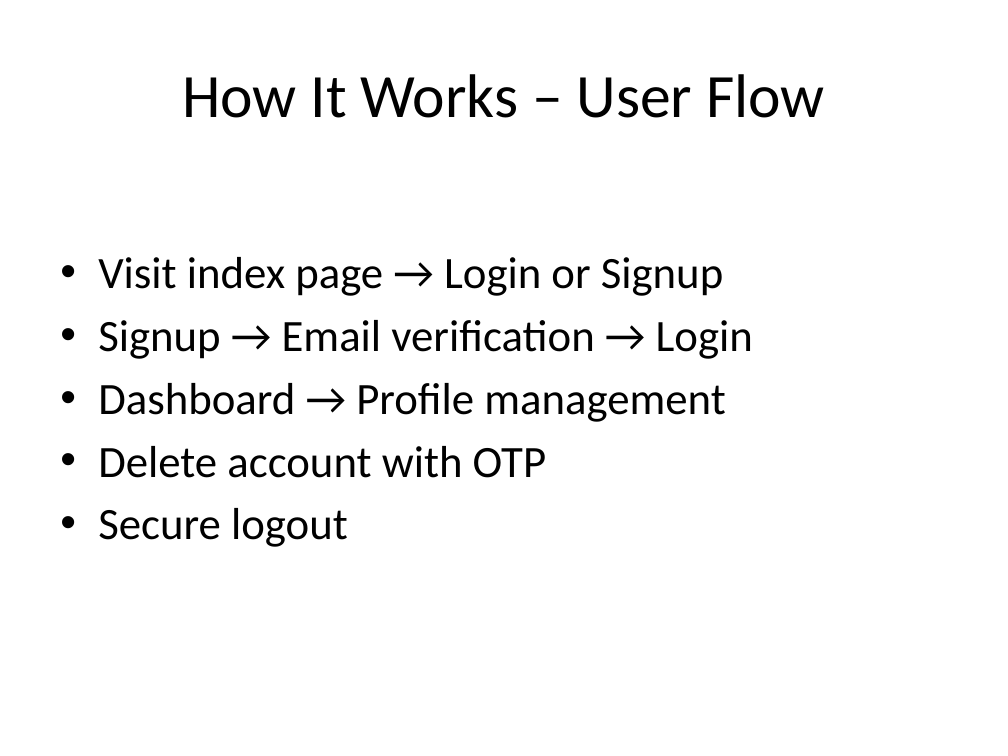
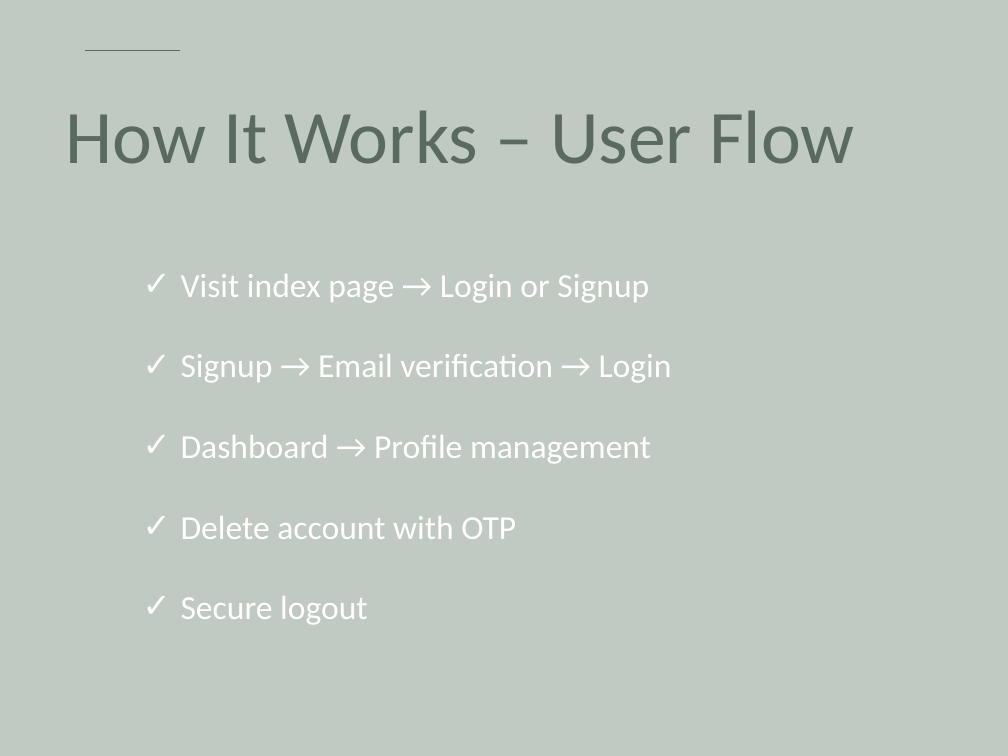
Before and after one commit to humairaaktershanti/instracore, a slide deck: slide 5 of InstaCore_Presentation_DiTech_Squad.pptx. Drawn at 1008x756 pixels with LibreOffice and Linux fonts; fonts in the diff are those of the drawing. Boxes give left, top, right and bottom in pixels: in the first picture for what was removed or moved away, otherwise in the second. Text is boxed around its words. In the diff, an @@ line names an element or a change of style, - is before the commit and + after.

```diff
--- a/InstaCore_Presentation_DiTech_Squad.pptx
+++ b/InstaCore_Presentation_DiTech_Squad.pptx
@@ background #FFFFFF to #C0C9C2 @@
@@ line added from (85, 50) to (179, 50), #5B6A5E 1.25 pt @@
@@ title "How It Works – User ...": place and size @@
-title "How It Works – User ..." at bbox=[182, 74, 825, 118]
+title "How It Works – User ..." at bbox=[66, 110, 855, 164]
@@ title "How It Works – User ..." at bbox=[66, 110, 855, 164]: size 44 to 54 pt, text colour #000000 to #5B6A5E; alignment centre to left; line spacing 1 to 0.9 @@
@@ text "Visit index page → Login ...": place and size @@
-text "Visit index page → Login ..." at bbox=[98, 257, 753, 547]
+text "Visit index page → Login ..." at bbox=[181, 274, 672, 625]
@@ text "Visit index page → Login ..." at bbox=[181, 274, 672, 625]: size 32 to 24 pt, text colour #000000 to #FFFFFF; bullet • to ✓; line spacing 1 to 2; less space between paragraphs @@
```
Also in this commit, not shown: 7 other slides changed, 6 slides added, 3 slides removed.
